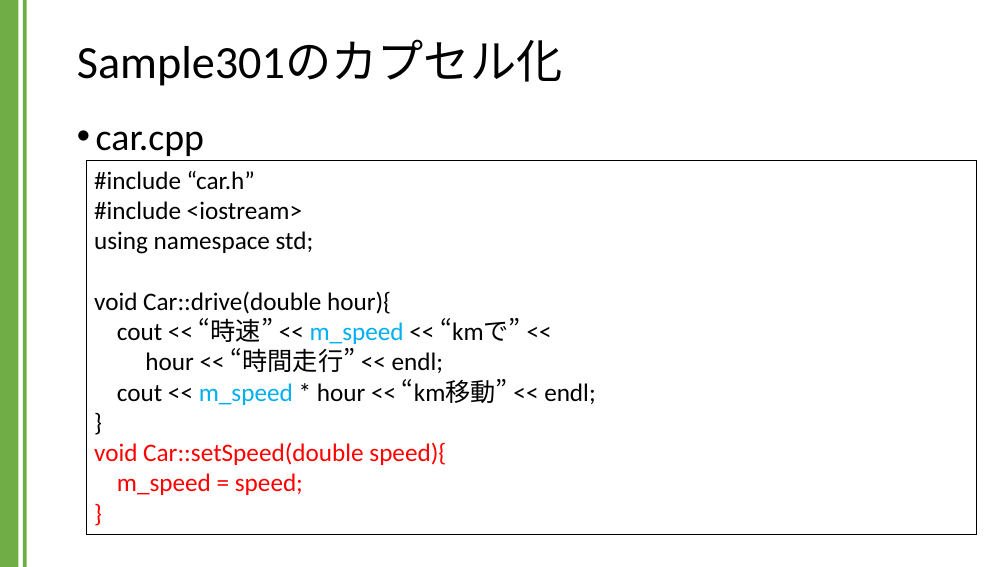
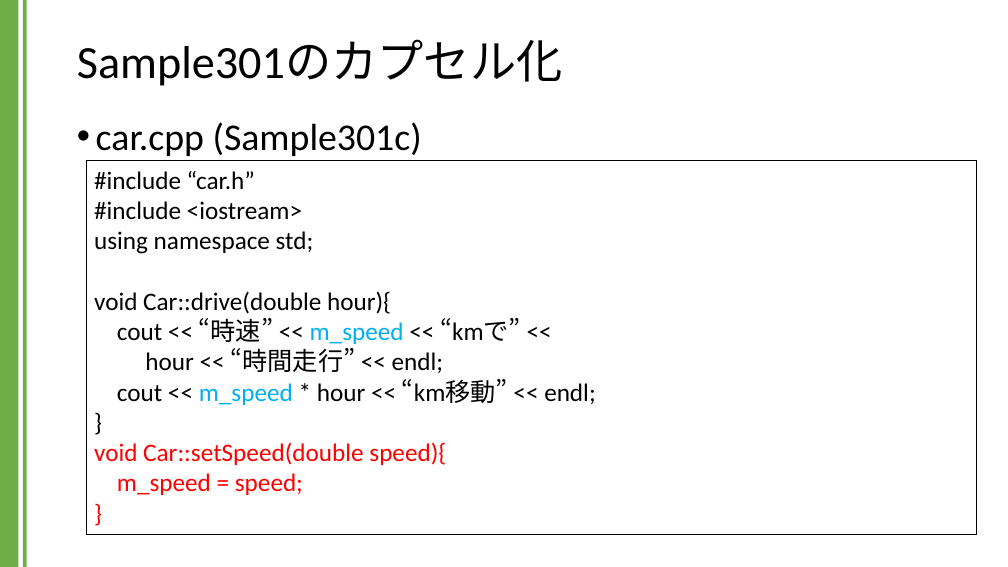
Before and after one commit to kic-murata/cpp2024, a slide deck: slide 25 of 授業資料/講義資料：アクセス指定子とカプセル化.pptx (slide 23 before the commit). Drawn at 1008x567 pixels with LibreOffice and Linux fonts; fonts in the diff are those of the drawing. Boxes give left, top, right and bottom in pixels: in the first picture for what was removed or moved away, otherwise in the second. Text is boxed around its words. In the diff, an @@ line names an element or a change of style, - is before the commit and + after.

```diff
--- a/授業資料/講義資料：アクセス指定子とカプセル化.pptx
+++ b/授業資料/講義資料：アクセス指定子とカプセル化.pptx
@@ text at (96,122,422,156): text changed @@
-• car.cpp
+• car.cpp (Sample301c)
```
Also in this commit, not shown: 3 other slides changed, 2 slides added.
